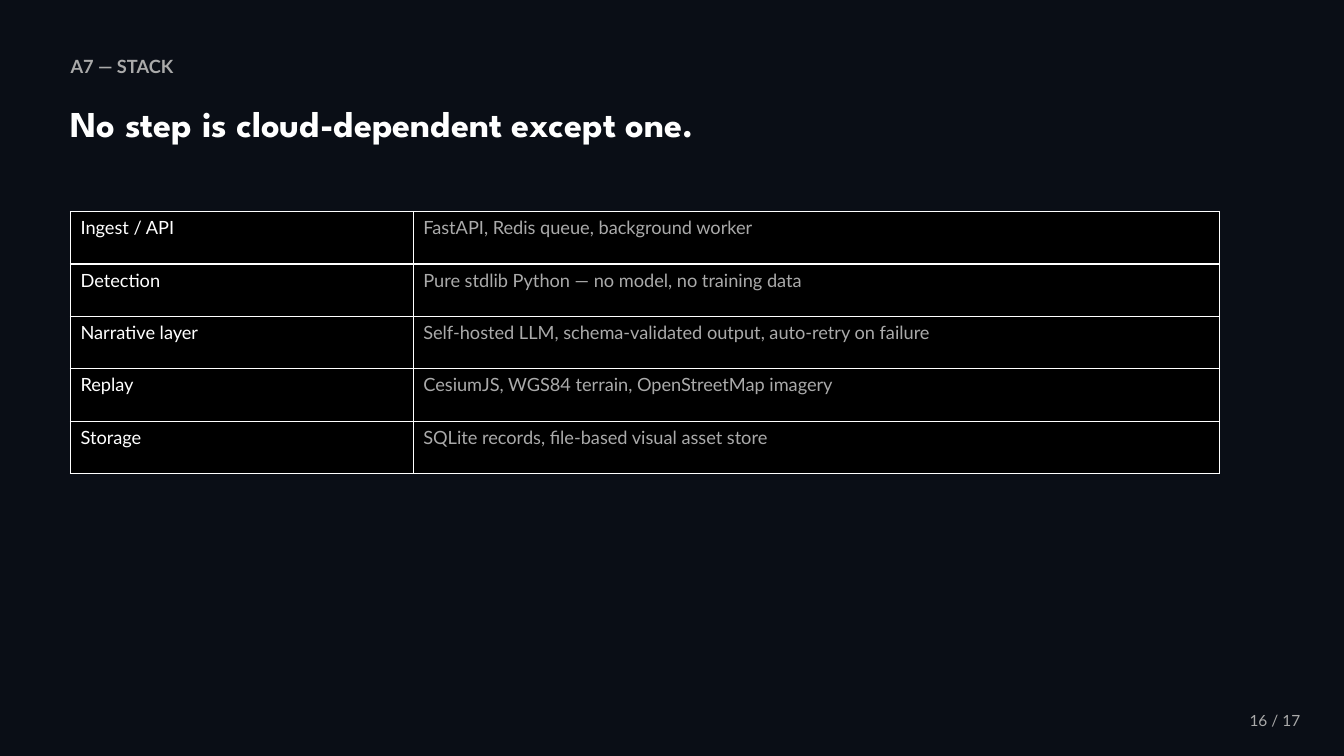
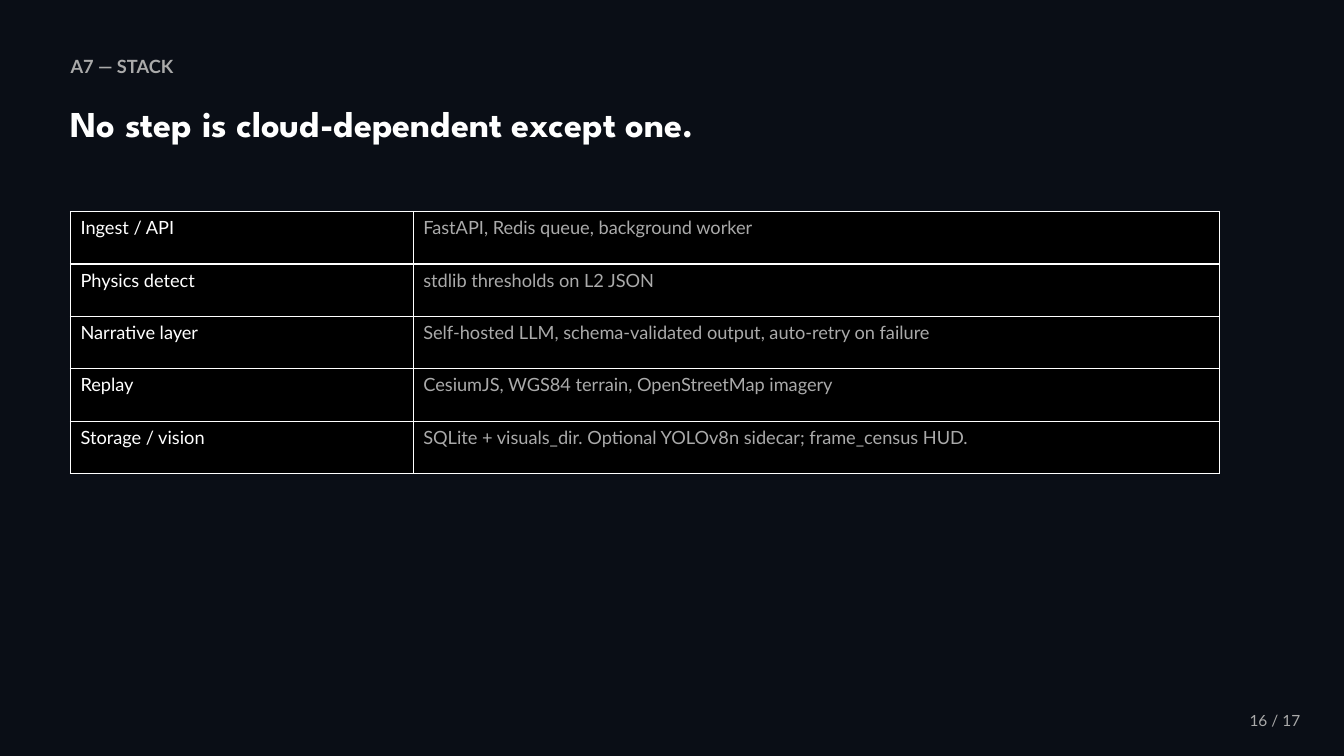
Before and after one commit to Sea1vester/WISL-Singapore-Defence-Tech-Hackathon, a slide deck: slide 16 of WISL_Pitch_Deck.pptx. Drawn at 1344x756 pixels with LibreOffice and Linux fonts; fonts in the diff are those of the drawing. Boxes give left, top, right and bottom in pixels: in the first picture for what was removed or moved away, otherwise in the second. Text is boxed around its words. In the diff, an @@ line names an element or a change of style, - is before the commit and + after.

```diff
--- a/WISL_Pitch_Deck.pptx
+++ b/WISL_Pitch_Deck.pptx
@@ table at [71, 212, 1220, 474] @@
-row 2, column 1: Detection
+row 2, column 1: Physics detect
-row 2, column 2: Pure stdlib Python — no model, no training data
+row 2, column 2: stdlib thresholds on L2 JSON
-row 5, column 1: Storage
+row 5, column 1: Storage / vision
-row 5, column 2: SQLite records, file-based visual asset store
+row 5, column 2: SQLite + visuals_dir. Optional YOLOv8n sidecar; frame_census HUD.
```
Also in this commit, not shown: 6 other slides changed, 2 slides added, 2 slides removed, 4 other files.
